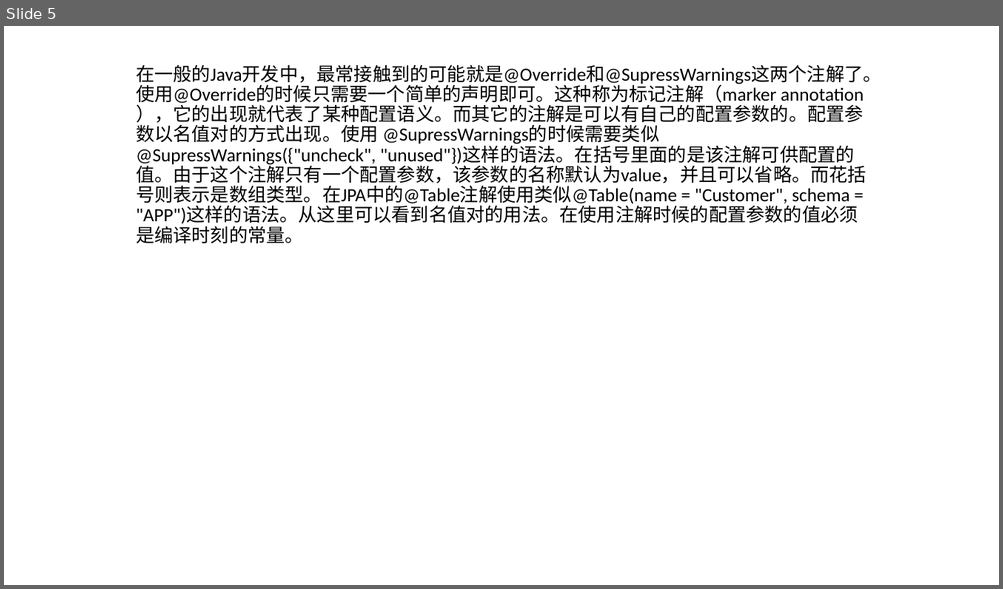
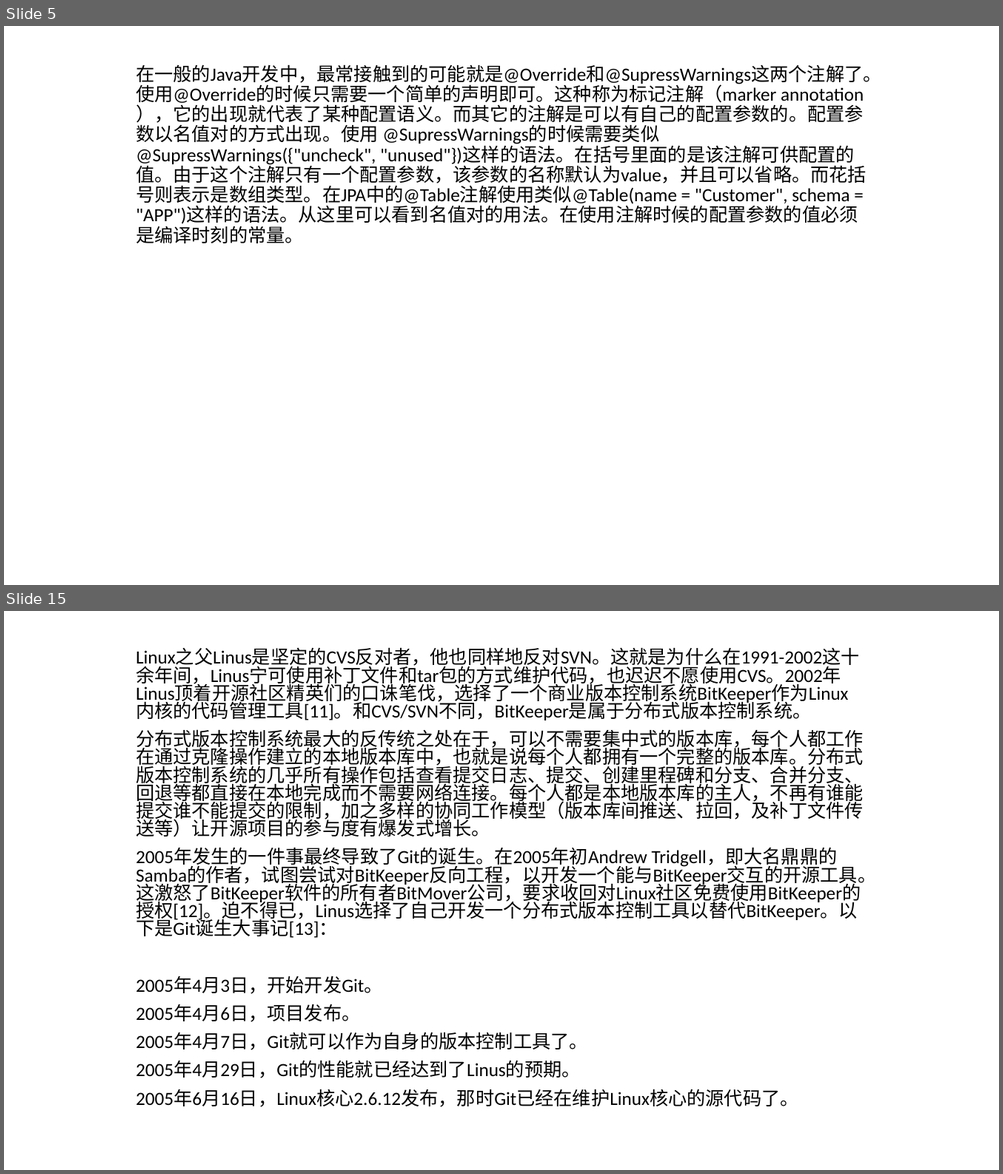
Before and after one commit to qianjinpeixun/RestSample, a slide deck: RestSample/java-docs/java2a/java-advance-section-8-注解.pptx. Shown one above the other, each under a label of ours: slide 5 before the commit, slides 5 and 15 after it; the slides between them are not shown. The pictures are 1003x589 and 1003x1174 pixels, drawn with LibreOffice and Linux fonts; fonts in the diff are those of the drawing. Boxes give left, top, right and bottom in pixels: in the first picture for what was removed or moved away, otherwise in the second. Text is boxed around its words. In the diff, an @@ line names an element or a change of style, - is before the commit and + after.

```diff
--- a/RestSample/java-docs/java2a/java-advance-section-8-注解.pptx
+++ b/RestSample/java-docs/java2a/java-advance-section-8-注解.pptx
@@ slide 15 added at (4,611,999,1170), background #FFFFFF @@
@@ subtitle added at (136,649,876,1108), 18 pt, text #000000 @@
+Linux之父Linus是坚定的CVS反对者，他也同样地反对SVN。这就是为什么在1991-2002这十余年间，Linus宁可使用补丁文件和tar包的方式维护代码，也迟迟不愿使用CVS。2002年Linus顶着开源社区精英们的口诛笔伐，选择了一个商业版本控制系统BitKeeper作为Linux内核的代码管理工具[11]。和CVS/SVN不同，BitKeeper是属于分布式版本控制系统。
+分布式版本控制系统最大的反传统之处在于，可以不需要集中式的版本库，每个人都工作在通过克隆操作建立的本地版本库中，也就是说每个人都拥有一个完整的版本库。分布式版本控制系统的几乎所有操作包括查看提交日志、提交、创建里程碑和分支、合并分支、回退等都直接在本地完成而不需要网络连接。每个人都是本地版本库的主人，不再有谁能提交谁不能提交的限制，加之多样的协同工作模型（版本库间推送、拉回，及补丁文件传送等）让开源项目的参与度有爆发式增长。
+2005年发生的一件事最终导致了Git的诞生。在2005年初Andrew Tridgell，即大名鼎鼎的Samba的作者，试图尝试对BitKeeper反向工程，以开发一个能与BitKeeper交互的开源工具。这激怒了BitKeeper软件的所有者BitMover公司，要求收回对Linux社区免费使用BitKeeper的授权[12]。迫不得已，Linus选择了自己开发一个分布式版本控制工具以替代BitKeeper。以下是Git诞生大事记[13]：
+2005年4月3日，开始开发Git。
+2005年4月6日，项目发布。
+2005年4月7日，Git就可以作为自身的版本控制工具了。
+2005年4月29日，Git的性能就已经达到了Linus的预期。
+2005年6月16日，Linux核心2.6.12发布，那时Git已经在维护Linux核心的源代码了。
```
Also in this commit, not shown: 1 slide changed, 21 other slides added, 6 slides removed, 24 other files.
